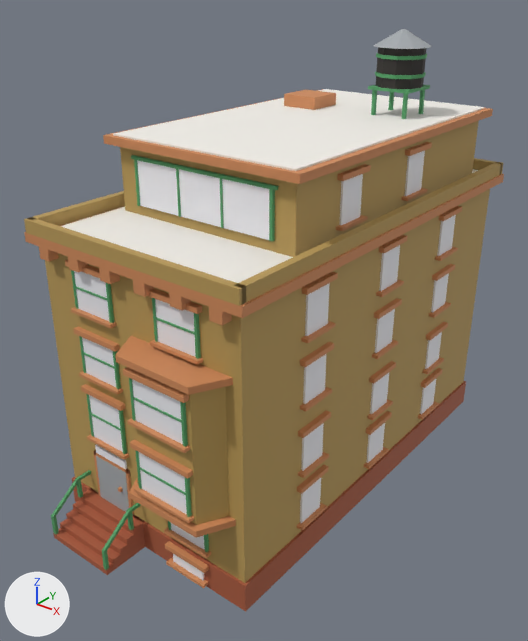
A saved change to the Blender file assets/managed-models/buildings/house-1x2-5f-brownstone-a/house-1x2-5f-brownstone-a.blend.
Rendered twice from a 50 mm lens placed at (1.687, -2.228, 2.037), pointed at (-0.005, -0.113, 0.726). Every picture has the same lights, and +X, +Y and +Z are marked at lower left. The older version comes first.

The older version as bpy lines, for what is in view:
```python
me_house_1x2_5f_brownstone_a = bpy.data.meshes.new('house-1x2-5f-brownstone-a')
me_house_1x2_5f_brownstone_a.from_pydata(...)  # 2144 vertices, 1596 faces; spans x -0.5..0.5, y -1.0..1.01, z 0.0..1.81
me_house_1x2_5f_brownstone_a.materials.append(mat_m_house_1x2_5f_brownstone_a)
ob_house_1x2_5f_brownstone_a = bpy.data.objects.new('house-1x2-5f-brownstone-a', me_house_1x2_5f_brownstone_a)
ob_house_1x2_5f_brownstone_a.location = (0.0, 0.0, 0.0)
```
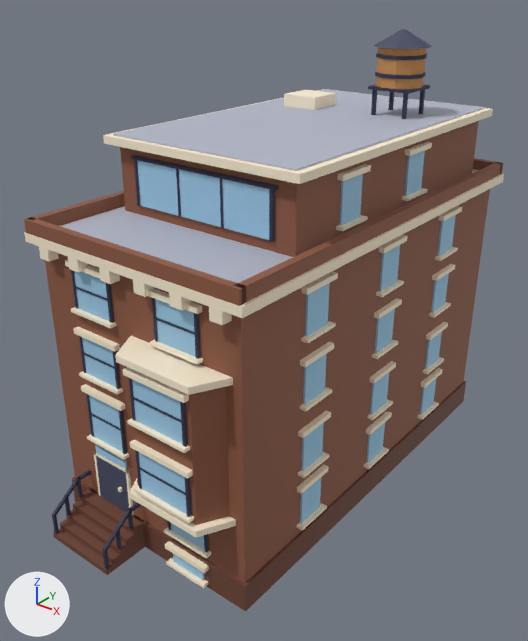
Where the change shows, as pixel boxes [x1, y1, x2, y2] in the pictures (528 x 641 px; the box of a moved part takes in the faces that stretch with it):
part 1 of me_house_1x2_5f_brownstone_a, added: after [64, 496, 71, 516]
part 2 of me_house_1x2_5f_brownstone_a, added: after [115, 529, 122, 549]
part 3 of me_house_1x2_5f_brownstone_a, moved or reshaped: before [51, 471, 141, 570]; after [52, 471, 141, 569]
part 4 of me_house_1x2_5f_brownstone_a, surface changed: [24, 29, 504, 612] in both

The edits, one by one:
me_house_1x2_5f_brownstone_a is used by ob_house_1x2_5f_brownstone_a; location (0.0, 0.0, 0.0).
me_house_1x2_5f_brownstone_a had 2144 vertices, 1596 faces and spanned x -0.5..0.5, y -1.0..1.01, z 0.0..1.81.
me_house_1x2_5f_brownstone_a now has 2160 vertices, 1608 faces and spans x -0.5..0.5, y -1.0..1.01, z 0.0..1.81.
me_house_1x2_5f_brownstone_a part 1: a new loose piece, a box spanning x -0.356..-0.344, y -0.931..-0.919, z 0.072..0.164, in mat_m_house_1x2_5f_brownstone_a.
me_house_1x2_5f_brownstone_a part 2: a new loose piece, a box spanning x -0.056..-0.044, y -0.931..-0.919, z 0.072..0.164, in mat_m_house_1x2_5f_brownstone_a.
Part 3, on me_house_1x2_5f_brownstone_a:
12 vertices are removed from x -0.36..-0.04, y -1.0..-0.99, z 0.02..0.11.
40 faces are deleted.
4 vertices are added at (-0.34, -0.98, 0.02), (-0.36, -0.98, 0.02), (-0.04, -0.98, 0.02), (-0.06, -0.98, 0.02).
8 new vertices lie (0.0, 0.0, 0.1) away from vertices in x -0.36..-0.04, y -1.0..-0.98, z 0.02.
40 new faces join them.
me_house_1x2_5f_brownstone_a part 4: 1532 kept faces spanning x -0.5..0.5, y -1.0..1.01, z 0.0..1.81 get new texture (UV) coordinates.
Other edits to the shape of me_house_1x2_5f_brownstone_a do not show in these pictures.
